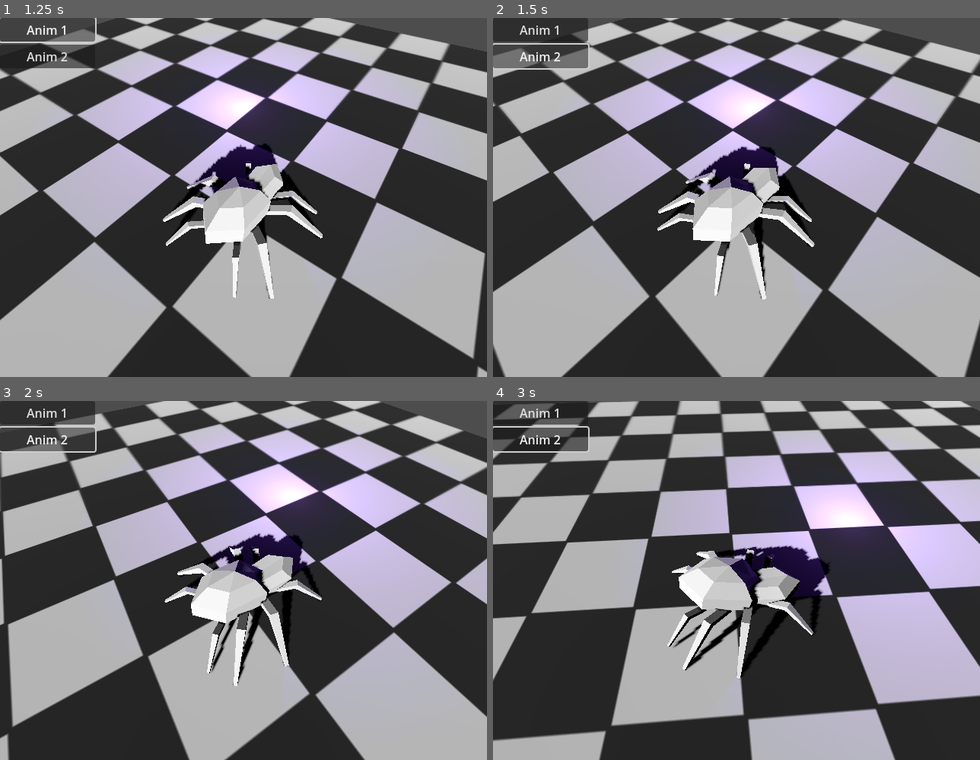
Above: before the commit, frames 1-4 (two rows, left to right).
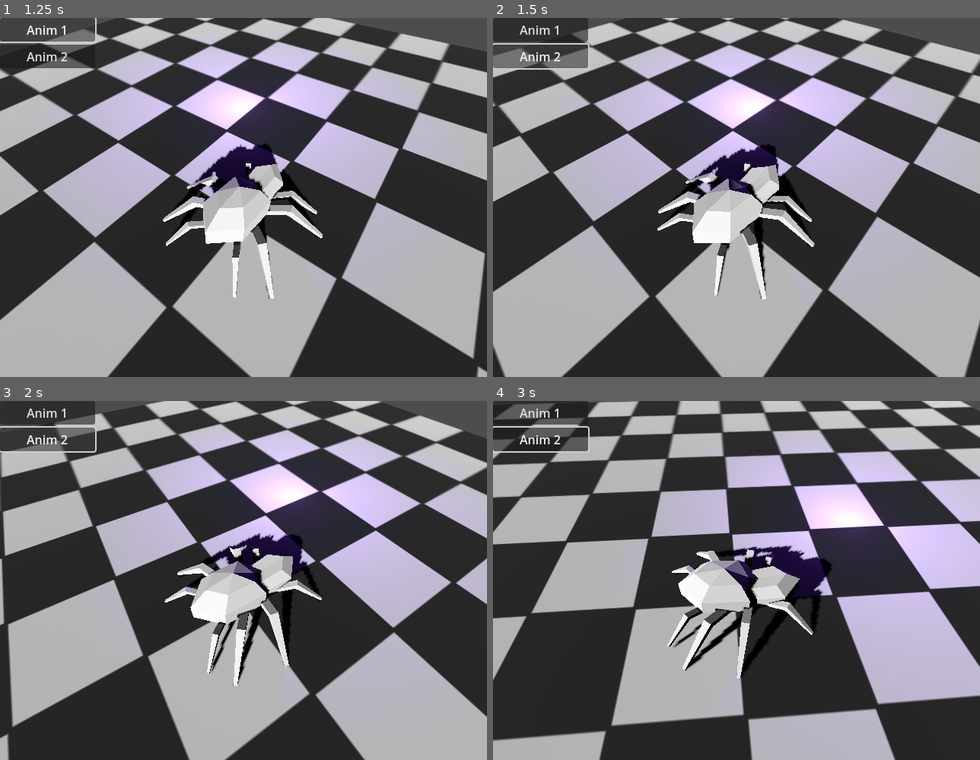
Above: after the commit, the same moments.

Repository: LettucePie/druid
Game: Godot game, scene res://testing/test_spider.tscn
Same seed, same stepped clock (60 frames per second), same inputs: the game is played once before the commit and once after it. This scene is started directly instead of the project's main scene.
Inputs (mouse positions are in pixels of both pictures, inside the frame that each line leads up to):
- Up to frame 1 (1.25 s): click "Anim 1" at 0.5 s
- Up to frame 2 (1.5 s): click "Anim 2" at 1.25 s
- Up to frame 3 (2 s): no input
- Up to frame 4 (3 s): tap Enter (ui_accept) at 2 s; move the mouse to (843, 562) at 2.02 s; hold D (move_right) 2.03-2.78 s; hold Right mouse button (aim) 2.03-2.78 s; tap Space (jump) at 2.27 s; move the mouse to (639, 598) at 2.77 s; hold S (move_down) from 2.78 s (still down); tap N (attack) at 2.85 s

Frame 1 is identical in both runs. In frame 2, 0.6% of the frame differs, in the area x 40-61%, y 34-64%; in frame 3, 0.5%; in frame 4, 0.9%, in the area x 37-70%, y 40-69%.

Commit message:
fun experiment, lets just bake it in blender instead

Diff:
--- a/core/entities/player/form_visuals/spider_node.gd
+++ b/core/entities/player/form_visuals/spider_node.gd
@@ -114,7 +114,7 @@
 
 func walk(new_speed : float):
 	speed = new_speed
-	if speed > 0.8:
+	if speed > 0.5:
 		if anim.current_animation != "fast_bob":
 			anim.play("fast_bob")
 	else:
